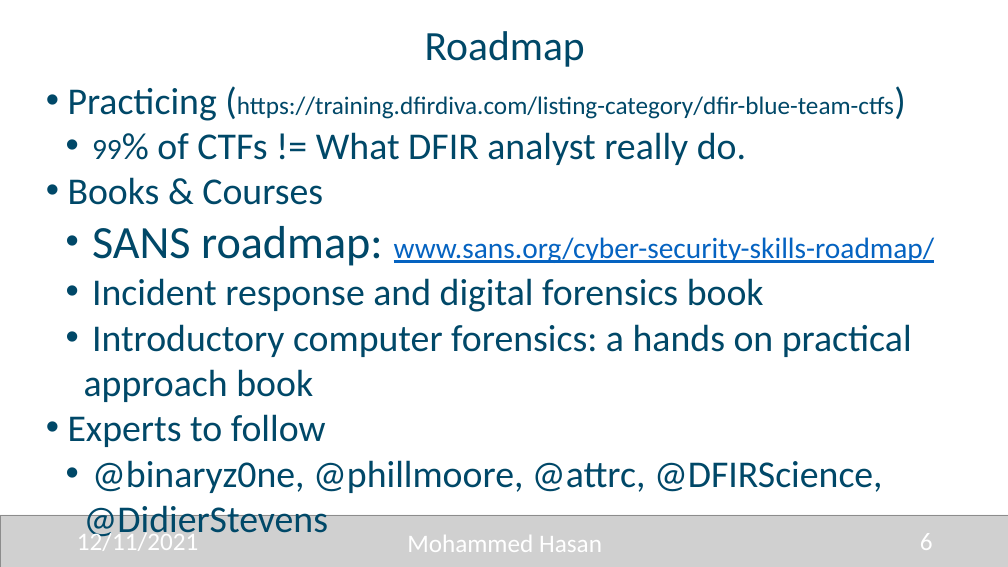
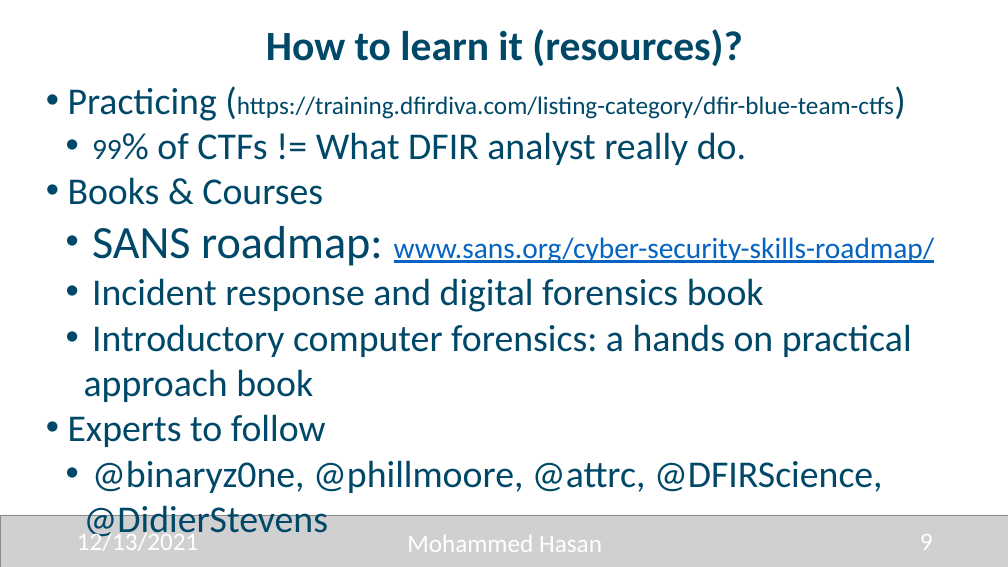
Before and after one commit to 0xHasanM/MISC, a slide deck: slide 9 of Talks/INSEC/INSEC.pptx (slide 6 before the commit). Drawn at 1008x567 pixels with LibreOffice and Linux fonts; fonts in the diff are those of the drawing; grey boxes stand for pictures. Boxes give left, top, right and bottom in pixels: in the first picture for what was removed or moved away, otherwise in the second. Text is boxed around its words. In the diff, an @@ line names an element or a change of style, - is before the commit and + after.

```diff
--- a/Talks/INSEC/INSEC.pptx
+++ b/Talks/INSEC/INSEC.pptx
@@ title at [266,29,743,66]: text changed; bold on @@
-Roadmap
+How to learn it (resources)?
@@ text at [77,530,199,551]: text changed @@
-12/11/2021
+12/13/2021
@@ text at [920,534,933,550]: text changed @@
-6
+9
```
Also in this commit, not shown: 7 other slides changed, 3 slides added.
